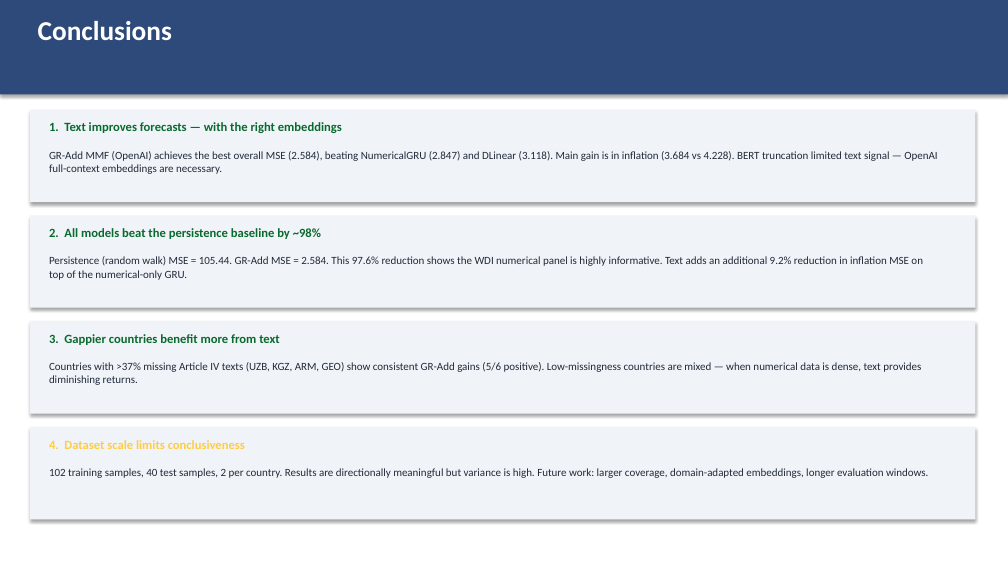
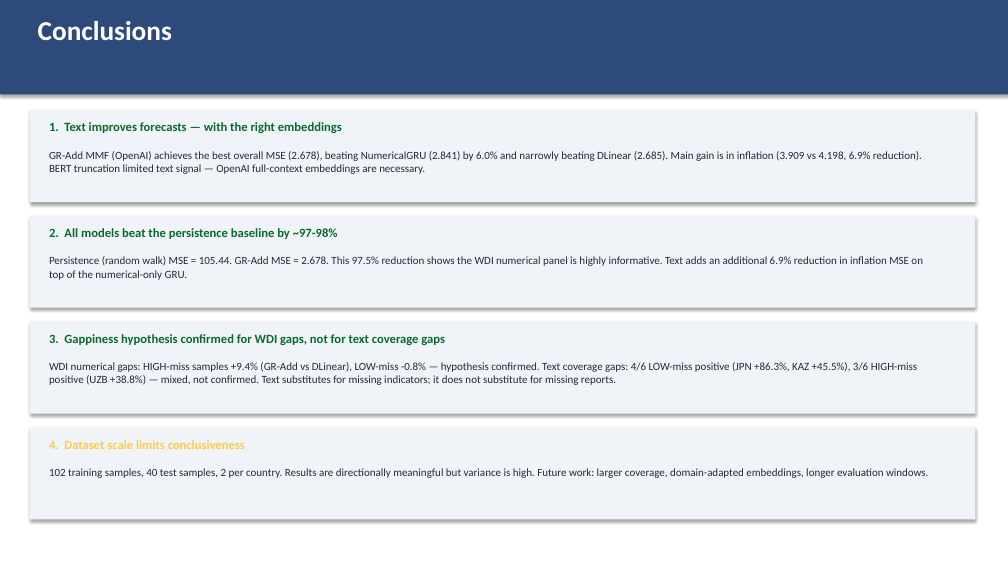
Before and after one commit to Akamemz/macro_forecasting, a slide deck: slide 8 of research/ppt/progress_week2.pptx. Drawn at 1008x567 pixels with LibreOffice and Linux fonts; fonts in the diff are those of the drawing. Boxes give left, top, right and bottom in pixels: in the first picture for what was removed or moved away, otherwise in the second. Text is boxed around its words. In the diff, an @@ line names an element or a change of style, - is before the commit and + after.

```diff
--- a/research/ppt/progress_week2.pptx
+++ b/research/ppt/progress_week2.pptx
@@ text at bbox=[49, 151, 922, 174]: text changed @@
-GR-Add MMF (OpenAI) achieves the best overall MSE (2.584), beating NumericalGRU (2.847) and DLinear (3.118). Main gain is in inflation (3.684 vs 4.228). BERT truncation limited text signal — OpenAI full-context embeddings are necessary.
+GR-Add MMF (OpenAI) achieves the best overall MSE (2.678), beating NumericalGRU (2.841) by 6.0% and narrowly beating DLinear (2.685). Main gain is in inflation (3.909 vs 4.198, 6.9% reduction). BERT truncation limited text signal — OpenAI full-context embeddings are necessary.
@@ text at bbox=[49, 228, 338, 239]: text changed @@
-2. All models beat the persistence baseline by ~98%
+2. All models beat the persistence baseline by ~97-98%
@@ text at bbox=[49, 256, 923, 280]: text changed @@
-Persistence (random walk) MSE = 105.44. GR-Add MSE = 2.584. This 97.6% reduction shows the WDI numerical panel is highly informative. Text adds an additional 9.2% reduction in inflation MSE on top of the numerical-only GRU.
+Persistence (random walk) MSE = 105.44. GR-Add MSE = 2.678. This 97.5% reduction shows the WDI numerical panel is highly informative. Text adds an additional 6.9% reduction in inflation MSE on top of the numerical-only GRU.
@@ text at bbox=[49, 334, 445, 345]: text changed @@
-3. Gappier countries benefit more from text
+3. Gappiness hypothesis confirmed for WDI gaps, not for text coverage gaps
@@ text at bbox=[49, 362, 918, 385]: text changed @@
-Countries with >37% missing Article IV texts (UZB, KGZ, ARM, GEO) show consistent GR-Add gains (5/6 positive). Low-missingness countries are mixed — when numerical data is dense, text provides diminishing returns.
+WDI numerical gaps: HIGH-miss samples +9.4% (GR-Add vs DLinear), LOW-miss -0.8% — hypothesis confirmed. Text coverage gaps: 4/6 LOW-miss positive (JPN +86.3%, KAZ +45.5%), 3/6 HIGH-miss positive (UZB +38.8%) — mixed, not confirmed. Text substitutes for missing indicators; it does not substitute for missing reports.
```
Also in this commit, not shown: 6 other slides changed, 43 other files.
